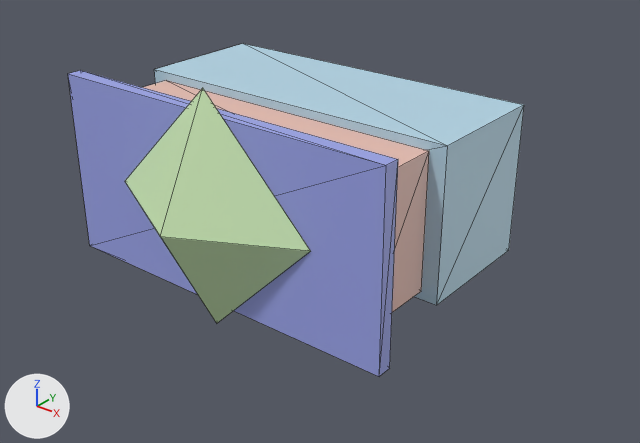
The glTF model public/studio/v2.15.0/d_gwanghwamun/model.glb, before and after one commit.
Both versions are drawn from a 50 mm camera at (6.17, -8.67, 3.99) aimed at (0.54, -1.62, -0.38). Lighting does not change. The marker at lower left points along +X, +Y and +Z. The first picture is the older version. Mesh edges are drawn as thin lines. Where no turn or scale is listed for an object, it has been applied to the vertices.

The first picture shows 'part0', 'part4', 'part5', 'part6'.
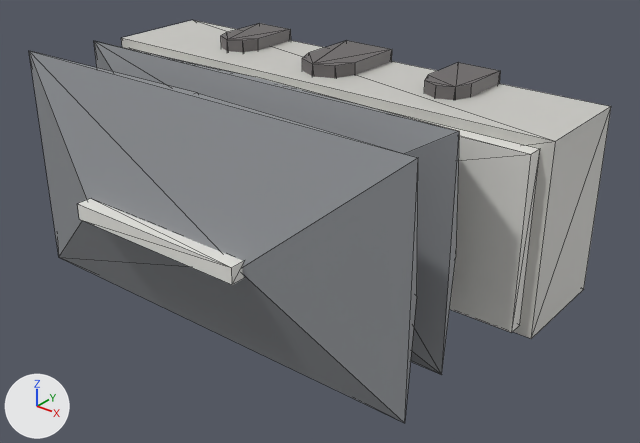
Changed parts and their boxes (x1, y1, x2, y2) in the pictures (640 x 443 px; the box of a moved part takes in the faces that stretch with it):
'part8', added
    after: (29, 51, 418, 423)
'part0', recoloured, rescaled (32% wider, 22% taller)
    before: (154, 44, 524, 305)
    after: (121, 20, 611, 339)
'part6', reshaped (97% wider, 42% taller)
    before: (125, 88, 310, 323)
    after: (94, 41, 459, 375)
'part4', recoloured, moved, rescaled
    before: (142, 80, 429, 312)
    after: (128, 48, 540, 333)
'part9', added
    after: (78, 199, 244, 285)
'part1', reshaped (not visible before)
    after: (302, 40, 392, 78)
'part3', reshaped (not visible before)
    after: (424, 62, 501, 100)
'part2', reshaped (not visible before)
    after: (221, 23, 291, 52)
part 1 of me_geometry_0, moved or reshaped
    before: (154, 44, 524, 305)
    after: (121, 20, 611, 339)
part 2 of me_geometry_0, recoloured
    before: (154, 44, 524, 305)
    after: (121, 20, 611, 339)
part 6 of me_geometry_4, moved or reshaped
    before: (142, 80, 429, 312)
    after: (128, 48, 540, 333)
part 7 of me_geometry_4, recoloured
    before: (142, 80, 429, 312)
    after: (128, 48, 540, 333)
'part5', unchanged, covered by the edit
    before: (68, 70, 398, 376)

The change, as a list of edits to the scene's bpy script:
```text
Add mat_defaultmaterial_009:
    mat_defaultmaterial_009 = bpy.data.materials.new('DefaultMaterial.009')
    mat_defaultmaterial_009.use_nodes = True; mat_defaultmaterial_009.node_tree.nodes.clear()
    _N = mat_defaultmaterial_009.node_tree.nodes; _L = mat_defaultmaterial_009.node_tree.links
    n0 = _N.new('ShaderNodeOutputMaterial'); n0.name = 'Material Output'
    n1 = _N.new('ShaderNodeBsdfPrincipled'); n1.name = 'Principled BSDF'
    n2 = _N.new('ShaderNodeVertexColor'); n2.name = 'Color Attribute'
    _L.new(n1.outputs[0], n0.inputs[0])  # 'BSDF' to 'Surface'
    _L.new(n2.outputs[0], n1.inputs[0])  # 'Color' to 'Base Color'
Add mat_defaultmaterial_008:
    mat_defaultmaterial_008 = bpy.data.materials.new('DefaultMaterial.008')
    mat_defaultmaterial_008.use_nodes = True; mat_defaultmaterial_008.node_tree.nodes.clear()
    _N = mat_defaultmaterial_008.node_tree.nodes; _L = mat_defaultmaterial_008.node_tree.links
    n0 = _N.new('ShaderNodeOutputMaterial'); n0.name = 'Material Output'
    n1 = _N.new('ShaderNodeBsdfPrincipled'); n1.name = 'Principled BSDF'
    n2 = _N.new('ShaderNodeVertexColor'); n2.name = 'Color Attribute'
    _L.new(n1.outputs[0], n0.inputs[0])  # 'BSDF' to 'Surface'
    _L.new(n2.outputs[0], n1.inputs[0])  # 'Color' to 'Base Color'
Change me_geometry_0:
    remove me_geometry_0.from_pydata(...)  # 8 vertices, 12 faces; spans x -2.1..2.1, y -1.6..0.0, z -0.9..0.9
    add me_geometry_0.from_pydata(...)  # 8 vertices, 12 faces; spans x -3.06..3.06, y -1.3..0.0, z -1.08..1.08
    me_geometry_0 part 1: the whole mesh is scaled about the mesh origin by (1.46, 0.81, 1.2)
    me_geometry_0 part 2: 12 faces centred in x -2.1..2.1, y -1.6..0.0, z -0.9..0.9 are repainted in the vertex colours; the middle colour goes from blue #b4d6e7 to light grey #cecdc8
Change me_geometry_1:
    remove me_geometry_1.from_pydata(...)  # 8 vertices, 12 faces; spans x 0.85..1.55, y -1.2..-0.1, z -0.5..0.5
    add me_geometry_1.from_pydata(...)  # 14 vertices, 24 faces; spans x -0.342..0.342, y -1.08..0.0, z -1.224..1.224
    me_geometry_1 part 3: the whole mesh is rebuilt
Change me_geometry_2:
    remove me_geometry_2.from_pydata(...)  # 8 vertices, 12 faces; spans x -0.35..0.35, y -1.2..-0.1, z -0.5..0.5
    add me_geometry_2.from_pydata(...)  # 14 vertices, 24 faces; spans x -1.782..-1.242, y -0.9..0.0, z -1.224..1.224
    me_geometry_2 part 4: the whole mesh is rebuilt
Change me_geometry_3:
    remove me_geometry_3.from_pydata(...)  # 8 vertices, 12 faces; spans x -1.55..-0.85, y -1.2..-0.1, z -0.5..0.5
    add me_geometry_3.from_pydata(...)  # 14 vertices, 24 faces; spans x 1.242..1.782, y -0.9..0.0, z -1.224..1.224
    me_geometry_3 part 5: 14 vertices added at x 1.242..1.782, y -0.9..0.0, z -1.224..1.224
    other edits to the shape of me_geometry_3 do not show in these pictures
Change me_geometry_4:
    remove me_geometry_4.from_pydata(...)  # 8 vertices, 12 faces; spans x -1.9..1.9, y -2.6..-1.6, z -0.8..0.8
    add me_geometry_4.from_pydata(...)  # 8 vertices, 12 faces; spans x -2.92..2.92, y -1.48..-1.3, z -0.97..0.97
    me_geometry_4 part 6: the whole mesh is scaled about its middle by (1.53, 0.18, 1.21), then moved by (0.0, 0.71, 0.0)
    me_geometry_4 part 7: 12 faces centred in x -1.9..1.9, y -2.6..-1.6, z -0.8..0.8 are repainted in the vertex colours; the middle colour goes from beige #e9beb1 to light grey #e4e3de
Change me_geometry_6:
    remove me_geometry_6.from_pydata(...)  # 6 vertices, 8 faces; spans x -1.36..1.36, y -3.5..-2.8, z -1.36..1.36
    add me_geometry_6.from_pydata(...)  # 16 vertices, 28 faces; spans x -2.52..2.52, y -2.45..-1.62, z -1.3..1.3
    me_geometry_6 part 8: the whole mesh is rebuilt
Add ob_part9:
    ob_part9 = bpy.data.objects.new('part9', me_geometry_9)  # a box spanning x -1.12..1.12, y -3.64..-3.46, z -0.09..0.09
    ob_part9.location = (0.0, 0.0, 0.0)
Add ob_part8:
    ob_part8 = bpy.data.objects.new('part8', me_geometry_8)  # 10 vertices, 16 faces; spans x -2.63..2.63, y -3.51..-2.88, z -1.33..1.33
    ob_part8.location = (0.0, 0.0, 0.0)
```
